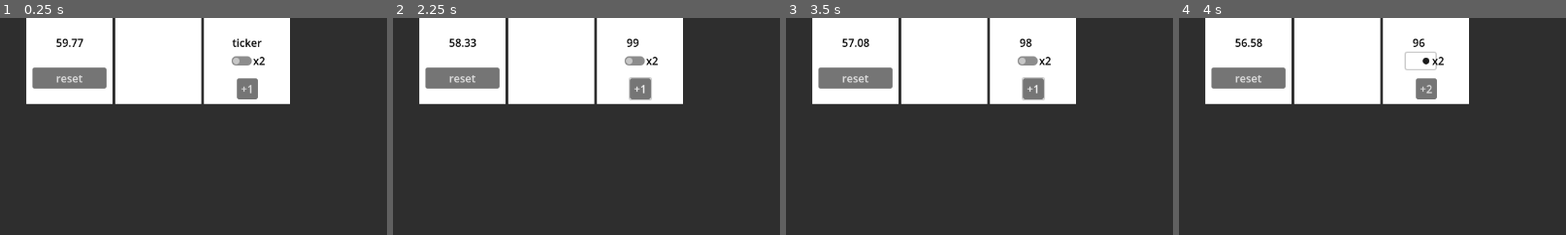
Above: before the commit, frames 1-4 (left to right).
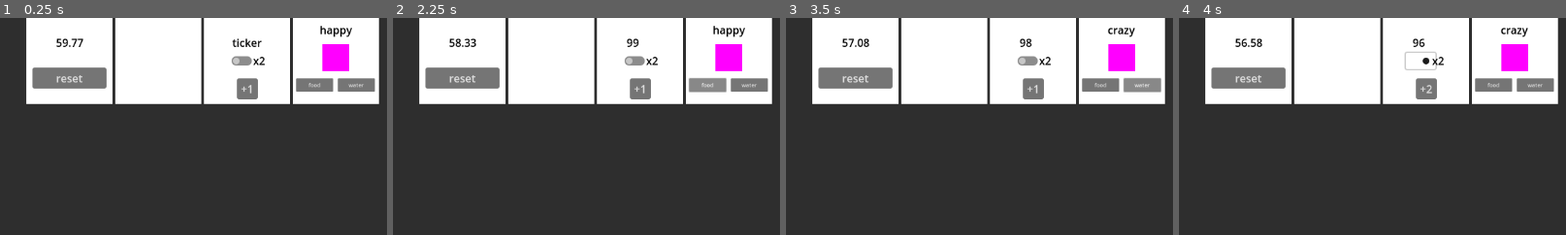
Above: after the commit, the same moments.

Repository: liltorchic/attention-grabbing-game
Game: Godot game, scene res://main.tscn
Two runs of this game, one before a commit and one after it. Both use one fixed random seed, a clock stepped at 60 frames per second and the inputs below.
Inputs (mouse positions are % of the whole screen's width and height, from its top left):
- Up to frame 1 (0.25 s): no input
- Up to frame 2 (2.25 s): click "reset" at 0.5 s; click "+1" at 1.25 s; click (63, 15) at 2 s, where only the run after the commit has a clickable "food"
- Up to frame 3 (3.5 s): click (68, 15) at 2.75 s, where only the run after the commit has a clickable "water"
- Up to frame 4 (4 s): click "x2" at 3.5 s
The pictures show only the part of the screen within x 22-72%, y 0-50%; the shares and areas given below are measured in that part.

The runs differ from the first frame. In frame 1, 8.8% of the frame differs, in the area x 75-98%, y 0-40%; in frame 2, 8.9%; in frame 3, 8.9%, in the area x 60-98%, y 0-40%; in frame 4, 8.8%.

Commit message:
added pet distraction

Diff:
--- a/main.tscn
+++ b/main.tscn
@@ -1,9 +1,11 @@
-[gd_scene load_steps=5 format=3 uid="uid://dmab5sthll2kw"]
+[gd_scene load_steps=6 format=3 uid="uid://dmab5sthll2kw"]
 
 [ext_resource type="Script" path="res://simpleTimerButton.gd" id="1_n4s0a"]
 [ext_resource type="Script" path="res://simple_suprise_timer.gd" id="2_gytry"]
-[ext_resource type="Script" path="res://funny_checkbox.gd" id="3_3jaj5"]
 [ext_resource type="Script" path="res://ticker.gd" id="4_8gqgu"]
+[ext_resource type="Script" path="res://pet.gd" id="5_lsjiw"]
+
+[sub_resource type="PlaceholderTexture2D" id="PlaceholderTexture2D_011nb"]
 
 [node name="Control" type="Control"]
 layout_mode = 3
@@ -158,47 +160,6 @@
 theme_override_colors/font_color = Color(0, 0, 0, 1)
 text = "suprise timer"
 
-[node name="template2" type="ColorRect" parent="Panel/GridContainer"]
-visible = false
-custom_minimum_size = Vector2(128, 128)
-layout_mode = 2
-script = ExtResource("3_3jaj5")
-
-[node name="CountdownTimer" type="Timer" parent="Panel/GridContainer/template2"]
-wait_time = 1200.0
-
-[node name="Label" type="Label" parent="Panel/GridContainer/template2"]
-layout_mode = 1
-anchors_preset = 8
-anchor_left = 0.5
-anchor_top = 0.5
-anchor_right = 0.5
-anchor_bottom = 0.5
-offset_left = -20.0
-offset_top = -38.515
-offset_right = 20.0
-offset_bottom = -15.515
-grow_horizontal = 2
-grow_vertical = 2
-theme_override_colors/font_color = Color(0, 0, 0, 1)
-text = "simple timer"
-
-[node name="CheckBox" type="CheckBox" parent="Panel/GridContainer/template2"]
-layout_mode = 1
-anchors_preset = 7
-anchor_left = 0.5
-anchor_top = 1.0
-anchor_right = 0.5
-anchor_bottom = 1.0
-offset_left = -12.0
-offset_top = -92.0
-offset_right = 12.0
-grow_horizontal = 2
-grow_vertical = 0
-
-[node name="HiddenTimer" type="Timer" parent="Panel/GridContainer/template2"]
-wait_time = 12.0
-
 [node name="ticker" type="ColorRect" parent="Panel/GridContainer"]
 custom_minimum_size = Vector2(128, 128)
 layout_mode = 2
@@ -260,14 +221,89 @@
 theme_override_colors/font_color = Color(0, 0, 0, 1)
 text = "x2"
 
+[node name="pet" type="ColorRect" parent="Panel/GridContainer"]
+custom_minimum_size = Vector2(128, 128)
+layout_mode = 2
+script = ExtResource("5_lsjiw")
+
+[node name="Timer" type="Timer" parent="Panel/GridContainer/pet"]
+wait_time = 3.0
+autostart = true
+
+[node name="Button_Food" type="Button" parent="Panel/GridContainer/pet"]
+layout_direction = 1
+layout_mode = 1
+anchors_preset = 8
+anchor_left = 0.5
+anchor_top = 0.5
+anchor_right = 0.5
+anchor_bottom = 0.5
+offset_left = -59.0
+offset_top = 26.0
+offset_right = 51.0
+offset_bottom = 66.0
+grow_horizontal = 2
+grow_vertical = 2
+scale = Vector2(0.5, 0.5)
+text = "food"
+
+[node name="Button_Water" type="Button" parent="Panel/GridContainer/pet"]
+layout_direction = 1
+layout_mode = 1
+anchors_preset = 8
+anchor_left = 0.5
+anchor_top = 0.5
+anchor_right = 0.5
+anchor_bottom = 0.5
+offset_left = 3.27
+offset_top = 26.0
+offset_right = 113.27
+offset_bottom = 66.0
+grow_horizontal = 2
+grow_vertical = 2
+scale = Vector2(0.5, 0.5)
+text = "water"
+
+[node name="Label" type="Label" parent="Panel/GridContainer/pet"]
+layout_mode = 1
+anchors_preset = 8
+anchor_left = 0.5
+anchor_top = 0.5
+anchor_right = 0.5
+anchor_bottom = 0.5
+offset_left = -29.31
+offset_top = -58.407
+offset_right = 29.31
+offset_bottom = -33.322
+grow_horizontal = 2
+grow_vertical = 2
+theme_override_colors/font_color = Color(0, 0, 0, 1)
+text = "pet"
+horizontal_alignment = 1
+
+[node name="TextureRect" type="TextureRect" parent="Panel/GridContainer/pet"]
+layout_mode = 1
+anchors_preset = 8
+anchor_left = 0.5
+anchor_top = 0.5
+anchor_right = 0.5
+anchor_bottom = 0.5
+offset_left = -20.0
+offset_top = -25.455
+offset_right = 20.0
+offset_bottom = 14.545
+grow_horizontal = 2
+grow_vertical = 2
+texture = SubResource("PlaceholderTexture2D_011nb")
+
 [connection signal="timeout" from="Panel/GridContainer/SimpleTimerButton/Timer" to="Panel/GridContainer/SimpleTimerButton" method="_on_timer_timeout"]
 [connection signal="pressed" from="Panel/GridContainer/SimpleTimerButton/Button" to="Panel/GridContainer/SimpleTimerButton" method="_on_button_pressed"]
 [connection signal="timeout" from="Panel/GridContainer/SimpleSupriseTimer/TimerCountdown" to="Panel/GridContainer/SimpleSupriseTimer" method="_on_timer_countdown_timeout"]
 [connection signal="timeout" from="Panel/GridContainer/SimpleSupriseTimer/TimerHidden" to="Panel/GridContainer/SimpleSupriseTimer" method="_on_timer_hidden_timeout"]
 [connection signal="pressed" from="Panel/GridContainer/SimpleSupriseTimer/Button" to="Panel/GridContainer/SimpleSupriseTimer" method="_on_button_pressed"]
-[connection signal="timeout" from="Panel/GridContainer/template2/CountdownTimer" to="Panel/GridContainer/template2" method="_on_countdown_timer_timeout"]
-[connection signal="pressed" from="Panel/GridContainer/template2/CheckBox" to="Panel/GridContainer/template2" method="_on_check_box_pressed"]
-[connection signal="timeout" from="Panel/GridContainer/template2/HiddenTimer" to="Panel/GridContainer/template2" method="_on_hidden_timer_timeout"]
 [connection signal="timeout" from="Panel/GridContainer/ticker/Timer" to="Panel/GridContainer/ticker" method="_on_timer_timeout"]
 [connection signal="pressed" from="Panel/GridContainer/ticker/Button" to="Panel/GridContainer/ticker" method="_on_button_pressed"]
 [connection signal="pressed" from="Panel/GridContainer/ticker/CheckButton" to="Panel/GridContainer/ticker" method="_on_check_button_pressed"]
+[connection signal="timeout" from="Panel/GridContainer/pet/Timer" to="Panel/GridContainer/pet" method="_on_timer_timeout"]
+[connection signal="pressed" from="Panel/GridContainer/pet/Button_Food" to="Panel/GridContainer/pet" method="_on_button_food_pressed"]
+[connection signal="pressed" from="Panel/GridContainer/pet/Button_Water" to="Panel/GridContainer/pet" method="_on_button_water_pressed"]
--- /dev/null
+++ b/pet.gd
@@ -0,0 +1,67 @@
+extends ColorRect
+
+var timer:Timer
+var button_food:Button
+var button_water:Button
+var label:Label
+var tex:TextureRect
+
+var health:int
+
+# Called when the node enters the scene tree for the first time.
+func _ready() -> void:
+	timer = get_node("Timer")
+	button_food = get_node("Button_Food")
+	button_water = get_node("Button_Water")
+	label = get_node("Label")
+	tex = get_node("TextureRect")
+	label.text = "happy"
+	health = 100
+
+func die():
+	print("pet timeout")
+
+
+# Called every frame. 'delta' is the elapsed time since the previous frame.
+func _process(delta: float) -> void:
+	pass
+
+
+func _on_timer_timeout() -> void:
+	health = health - 1
+	timer.start(3)
+
+	if(health <= 0):
+		label.text = "dead"
+		die()
+		timer.stop()
+	elif(health < 10):
+		label.text = "dying"
+	elif(health < 30):
+		label.text = "sick"
+	elif(health < 60):
+		label.text = "unhappy"
+	elif(health < 80):
+		label.text = "ok"
+	elif(health < 90):
+		label.text = "happy"
+	elif(health < 101):
+		label.text = "excited"
+	elif(health < 110):
+		label.text = "crazy"
+	elif(health < 200):
+		label.text = "too stuffed"
+	elif(health < 260):
+		label.text = "dead"
+		die()
+		timer.stop()
+
+	print(str(health))
+
+
+func _on_button_food_pressed() -> void:
+	health = health + 3
+
+
+func _on_button_water_pressed() -> void:
+	health = health + 1
